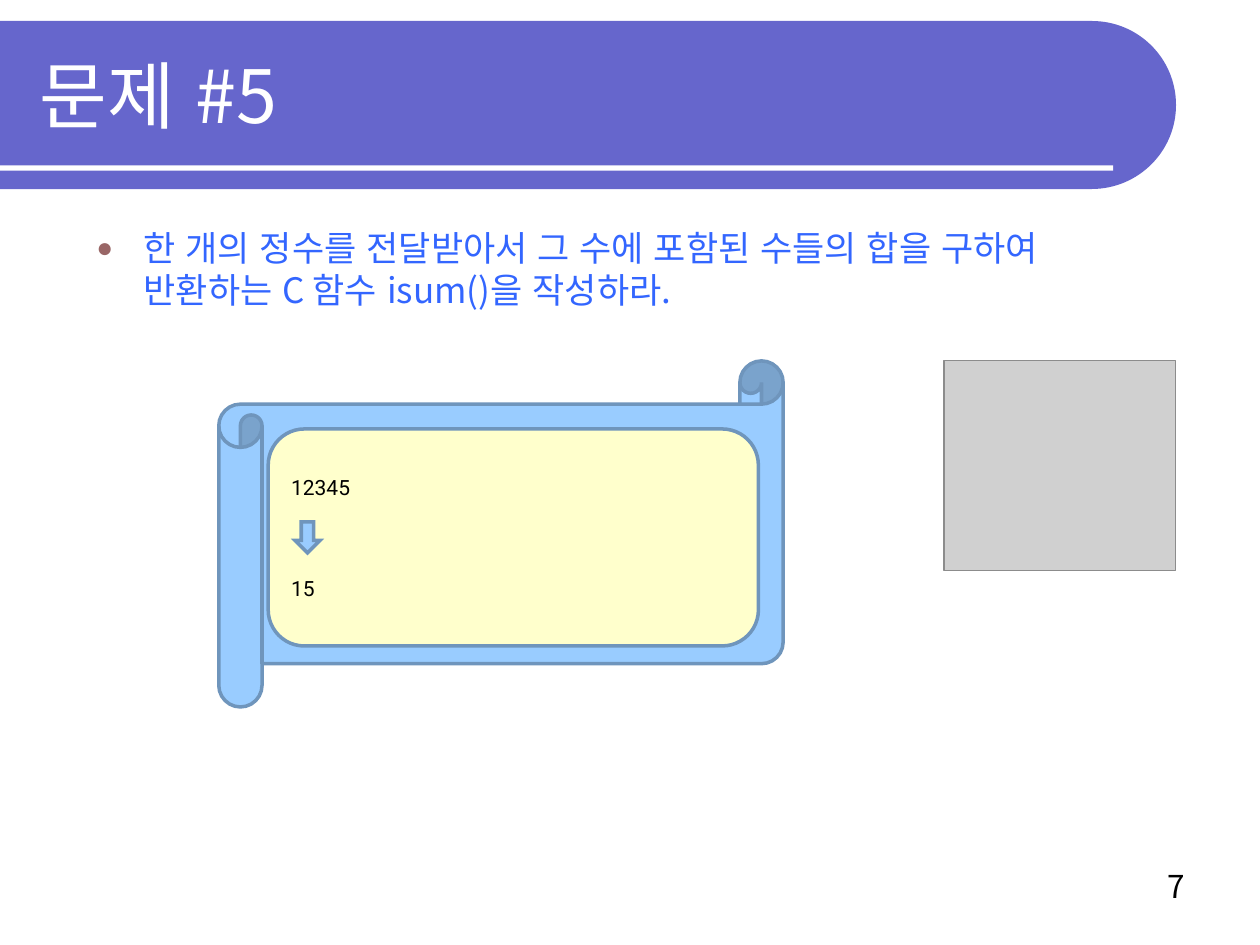
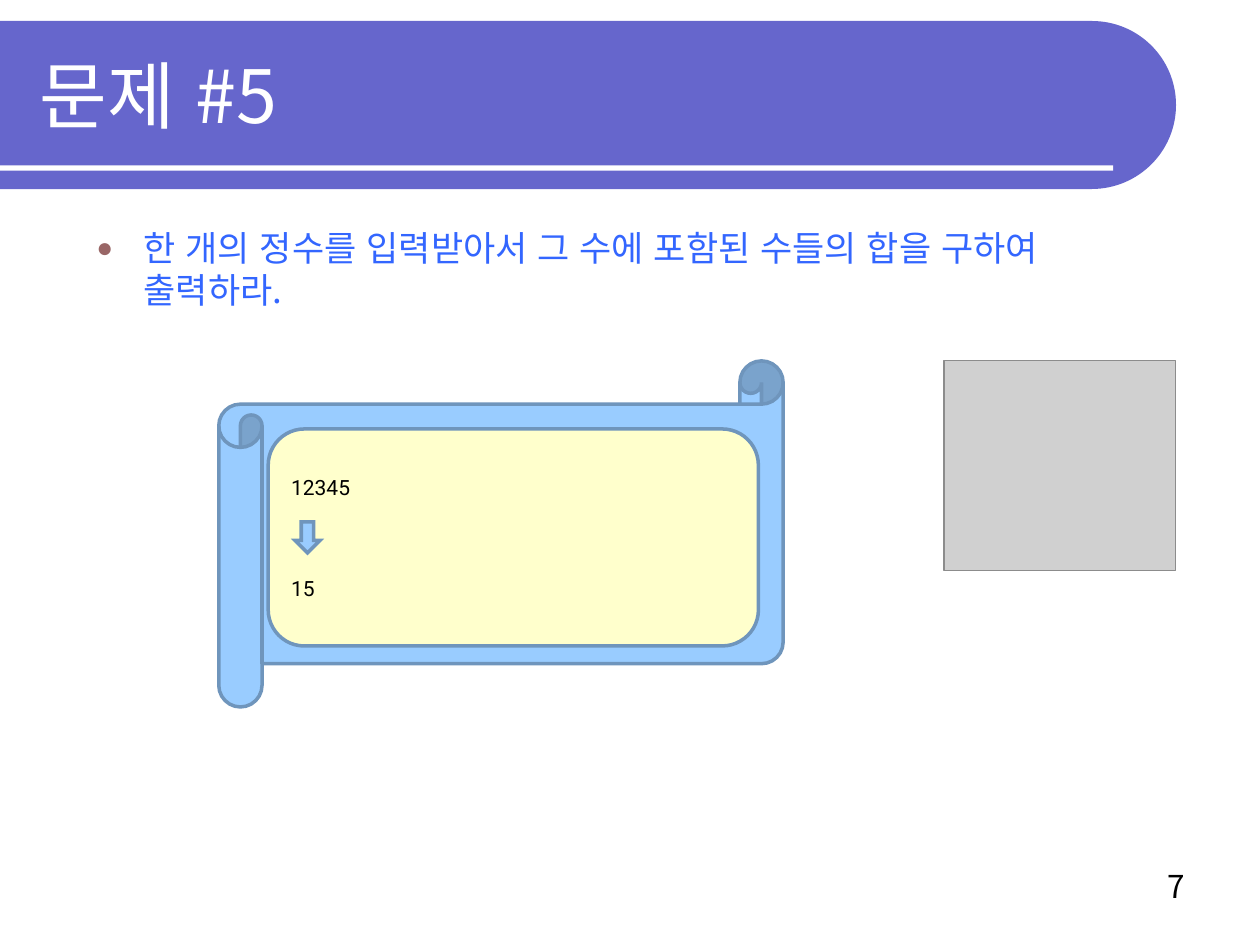
Before and after one commit to OOPSLA-SCH/OOPSLA-SCH.github.io, a slide deck: slide 7 of lecture/20s/ds20s/ds20s-intro_pgm.ppt. Drawn at 1260x945 pixels with LibreOffice and Linux fonts; fonts in the diff are those of the drawing; grey boxes stand for pictures. Boxes give left, top, right and bottom in pixels: in the first picture for what was removed or moved away, otherwise in the second. Text is boxed around its words. In the diff, an @@ line names an element or a change of style, - is before the commit and + after.

```diff
--- a/lecture/20s/ds20s/ds20s-intro_pgm.ppt
+++ b/lecture/20s/ds20s/ds20s-intro_pgm.ppt
@@ text at bbox=[144, 231, 1038, 306]: text changed @@
-● 한 개의 정수를 전달받아서 그 수에 포함된 수들의 합을 구하여 반환하는 C 함수 isum()을 작성하라.
+● 한 개의 정수를 입력받아서 그 수에 포함된 수들의 합을 구하여 출력하라.
```
Also in this commit, not shown: 9 other slides changed, 2 slides added, 1 slide removed, 6 other files.
